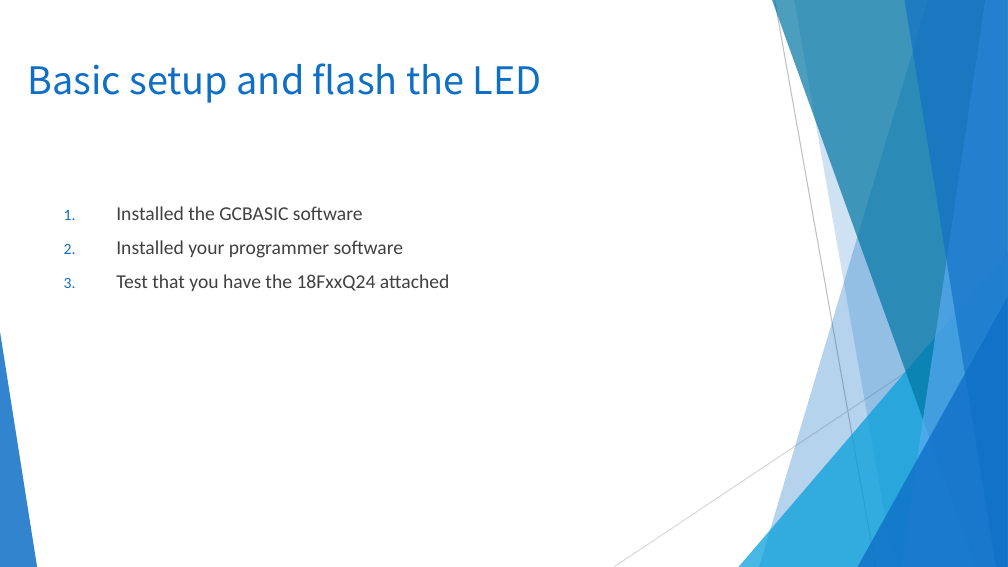
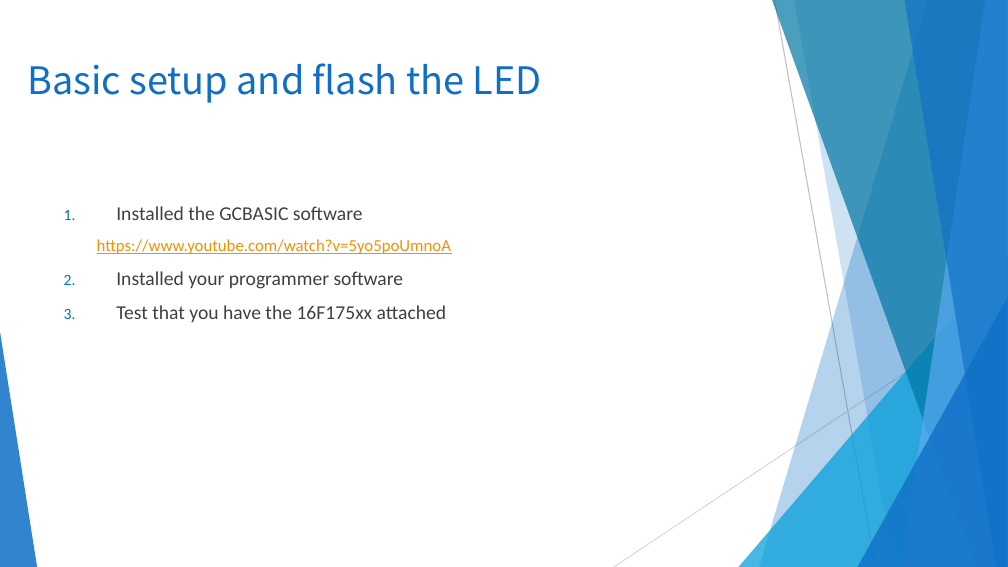
Before and after one commit to GreatCowBASIC/Demonstration_Sources, a slide deck: slide 7 of Vendor_Boards/Great_Cow_Basic_Demo_Board/16F17556_chiprange_demonstrations/tutorials/GCBASIC_Part1.pptx. Drawn at 1008x567 pixels with LibreOffice and Linux fonts; fonts in the diff are those of the drawing; background and template pictures are left out. Boxes give left, top, right and bottom in pixels: in the first picture for what was removed or moved away, otherwise in the second. Text is boxed around its words. In the diff, an @@ line names an element or a change of style, - is before the commit and + after.

```diff
--- a/Vendor_Boards/Great_Cow_Basic_Demo_Board/16F17556_chiprange_demonstrations/tutorials/GCBASIC_Part1.pptx
+++ b/Vendor_Boards/Great_Cow_Basic_Demo_Board/16F17556_chiprange_demonstrations/tutorials/GCBASIC_Part1.pptx
@@ text at [97, 239, 451, 254]: paragraph added @@
+  https://www.youtube.com/watch?v=5yo5poUmnoA
@@ text at [116, 305, 447, 322]: text changed @@
-3. Test that you have the 18FxxQ24 attached
+3. Test that you have the 16F175xx attached
```
Also in this commit, not shown: 10 other slides changed, 3 slides added, 31 other files.
